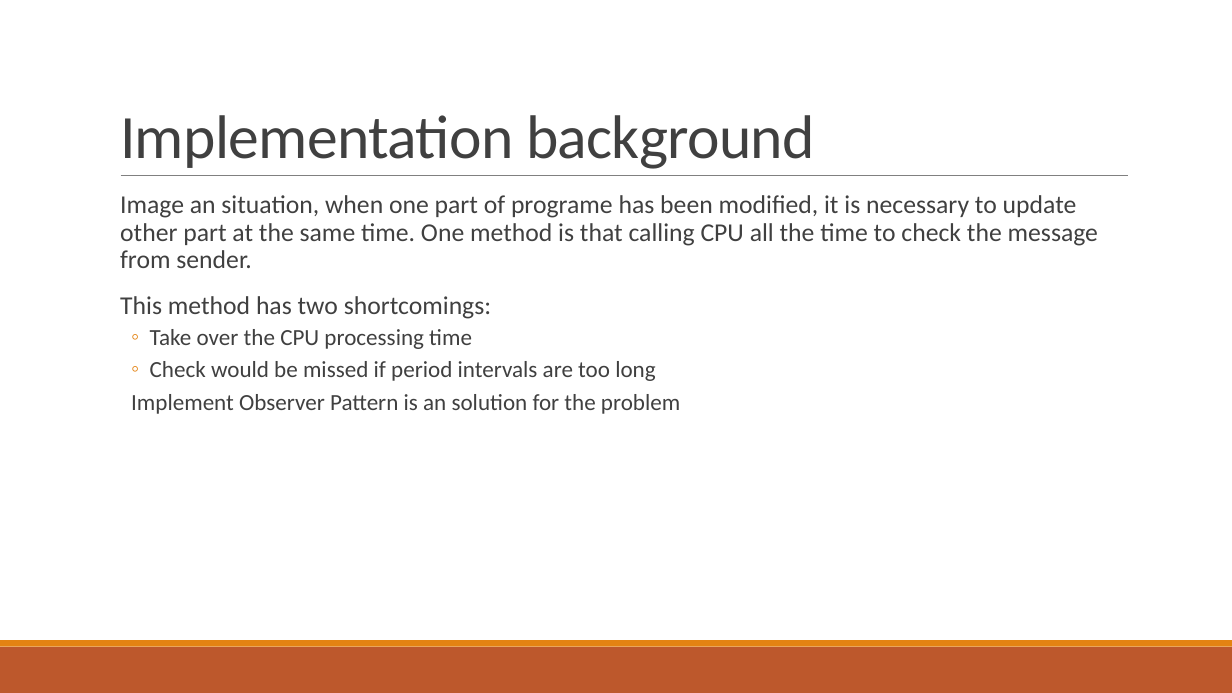
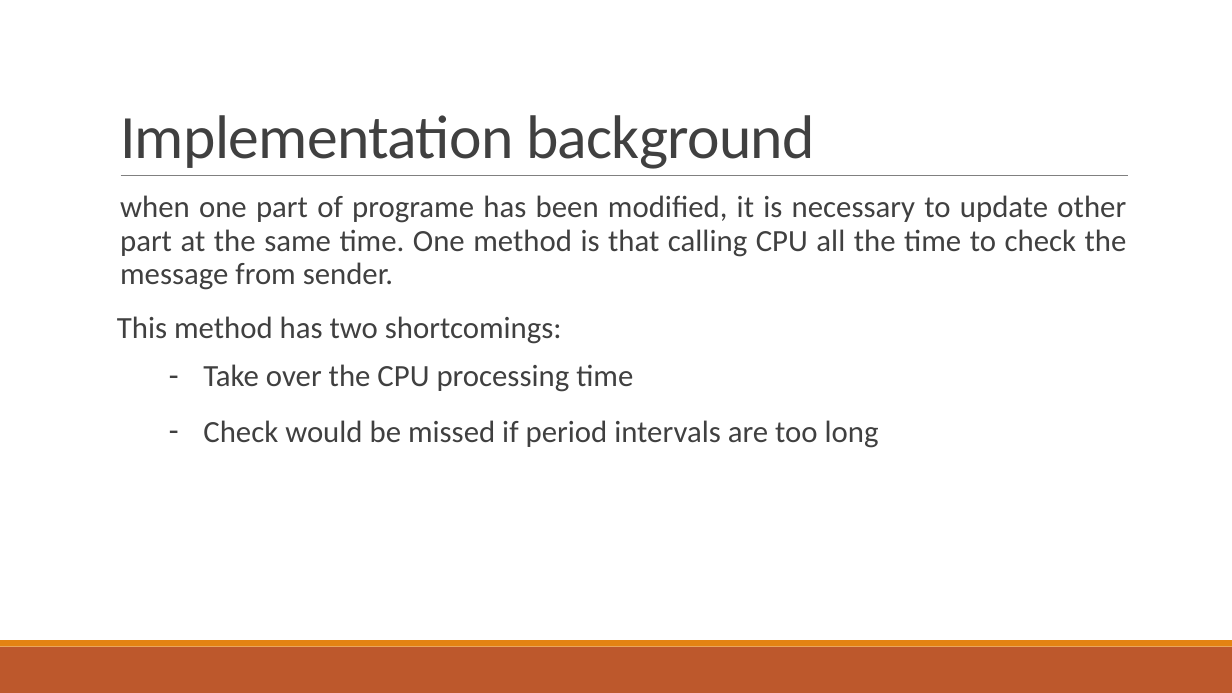
Before and after one commit to yukun093/observerPattern, a slide deck: slide 8 of observerPattern.pptx (slide 5 before the commit). Drawn at 1232x693 pixels with LibreOffice and Linux fonts; fonts in the diff are those of the drawing. Boxes give left, top, right and bottom in pixels: in the first picture for what was removed or moved away, otherwise in the second. Text is boxed around its words. In the diff, an @@ line names an element or a change of style, - is before the commit and + after.

```diff
--- a/observerPattern.pptx
+++ b/observerPattern.pptx
@@ text at box(120, 195, 1127, 290): text changed; size 20 to 24 pt @@
-  Image an situation, when one part of programe has been modified, it is necessary to update other part at the same time. One method is that calling CPU all the time to check the message from sender.
-  This method has two shortcomings:
-  ◦ Take over the CPU processing time
-  ◦ Check would be missed if period intervals are too long
-  Implement Observer Pattern is an solution for the problem
+  when one part of programe has been modified, it is necessary to update other part at the same time. One method is that calling CPU all the time to check the message from sender.
@@ text added at box(117, 316, 562, 344), 24 pt, text #404040 @@
+This method has two shortcomings:
@@ text added at box(203, 364, 633, 392), 24 pt, text #404040 @@
+– Take over the CPU processing time
@@ text added at box(203, 420, 879, 448), 24 pt, text #404040 @@
+– Check would be missed if period intervals are too long
```
Also in this commit, not shown: 8 other slides changed, 9 slides added, 2 slides removed.
